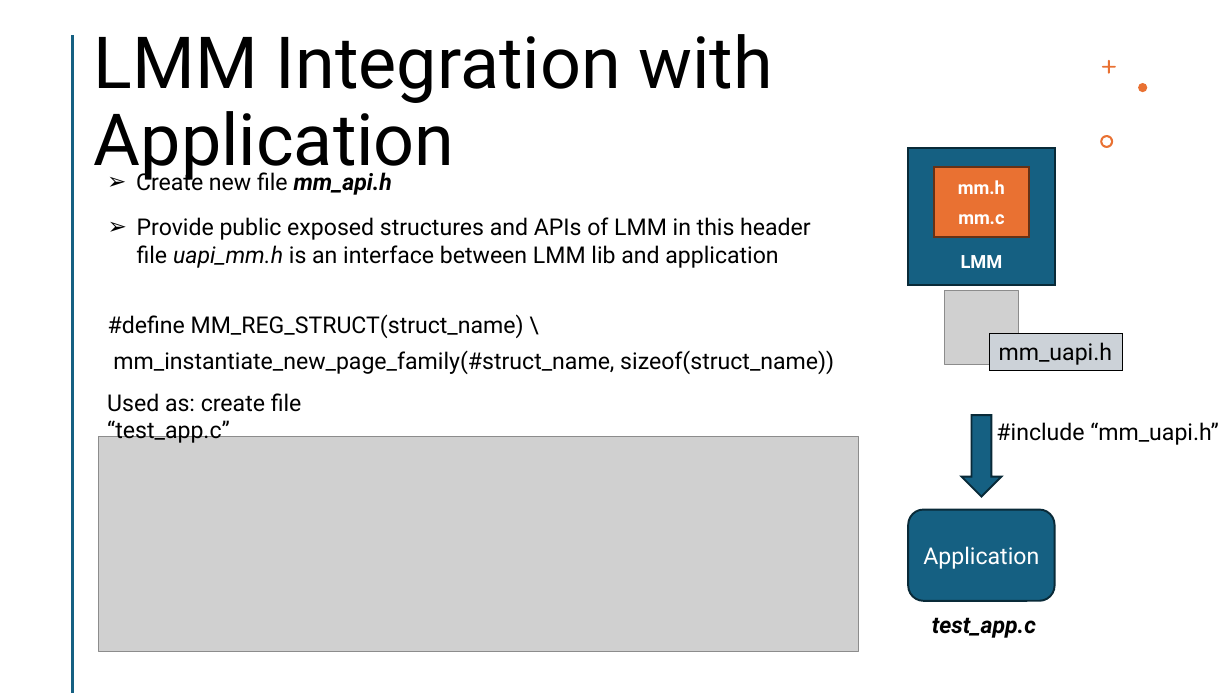
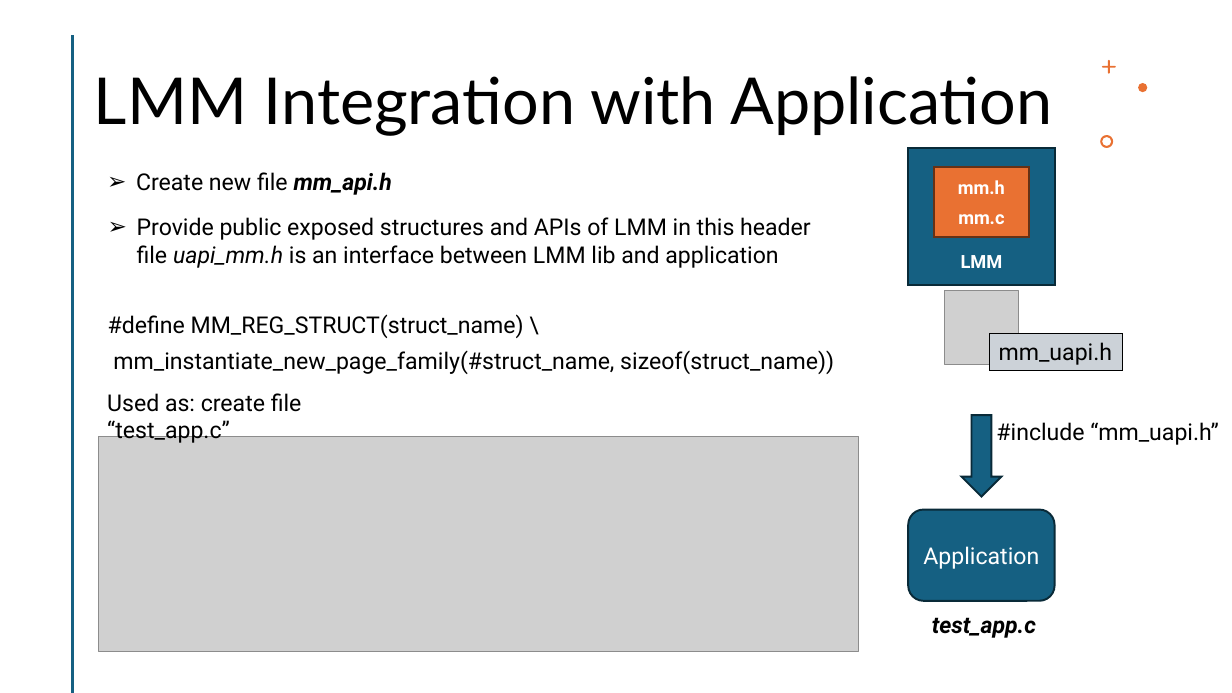
Before and after one commit to Mahmoud-Abdelraouf/STmicro-System-Programming-under-Linux, a slide deck: slide 25 of 04.Advanced/Tasks/Heap_Memory_Manager/HeapMemoryManager.pptx. Drawn at 1232x693 pixels with LibreOffice and Linux fonts; fonts in the diff are those of the drawing; grey boxes stand for pictures. Boxes give left, top, right and bottom in pixels: in the first picture for what was removed or moved away, otherwise in the second. Text is boxed around its words. In the diff, an @@ line names an element or a change of style, - is before the commit and + after.

```diff
--- a/04.Advanced/Tasks/Heap_Memory_Manager/HeapMemoryManager.pptx
+++ b/04.Advanced/Tasks/Heap_Memory_Manager/HeapMemoryManager.pptx
@@ title "LMM Integration with Application" at [94,76,1052,136]: size 56 to 50.4 pt, font Roboto to Lato @@
```
Also in this commit, not shown: 6 other slides changed.
